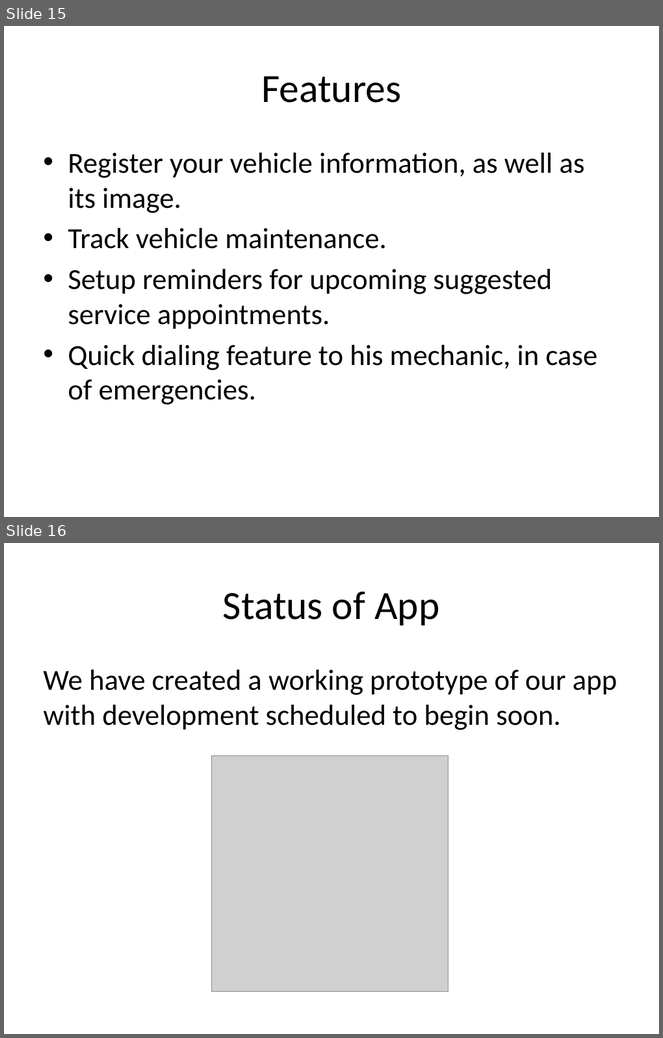
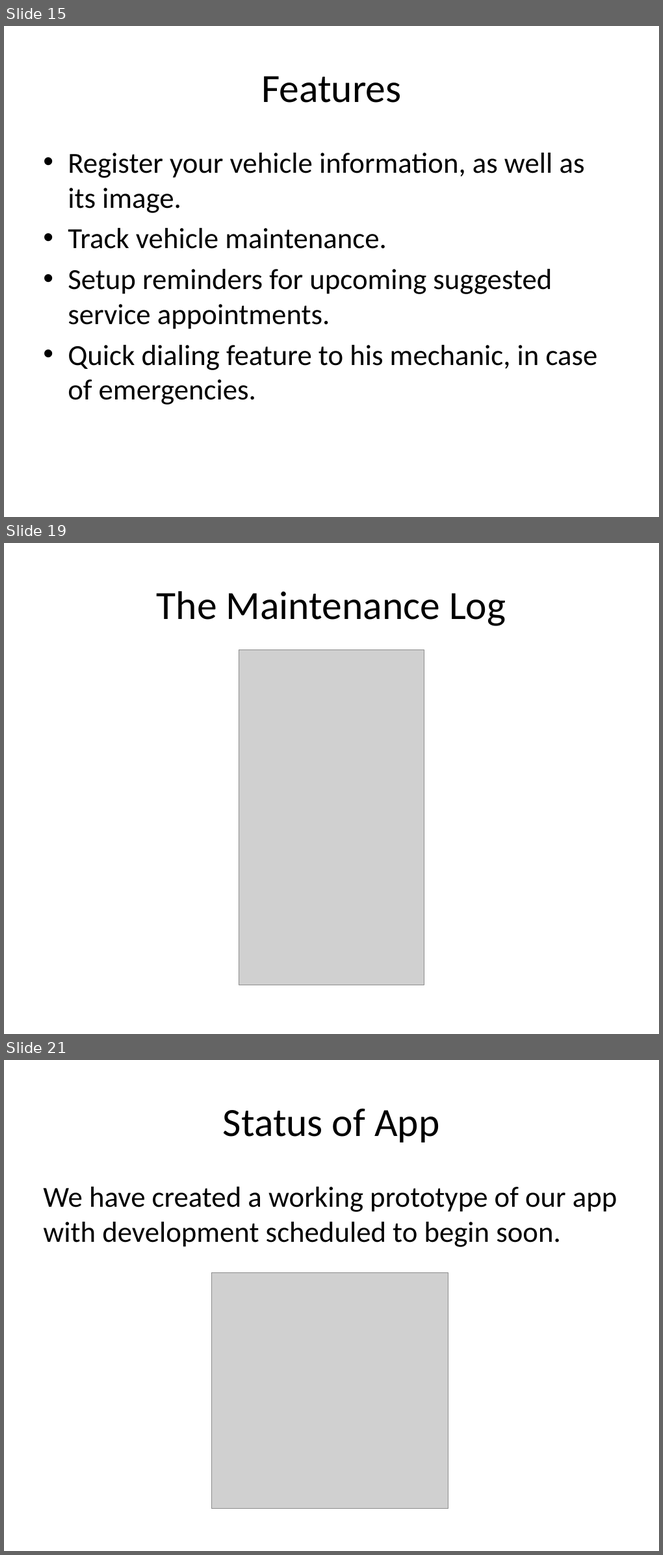
Before and after one commit to paceuniversity/CS6392015team2, a slide deck: Automobile Maintenance App (1).pptx. Shown one above the other, each under a label of ours: slides 15 and 16 before the commit, slides 15, 19 and 21 after it; the slides between them are not shown. The pictures are 663x1038 and 663x1555 pixels, drawn with LibreOffice and Linux fonts; fonts in the diff are those of the drawing; grey boxes stand for pictures. Boxes give left, top, right and bottom in pixels: in the first picture for what was removed or moved away, otherwise in the second. Text is boxed around its words. In the diff, an @@ line names an element or a change of style, - is before the commit and + after.

```diff
--- a/Automobile Maintenance App (1).pptx
+++ b/Automobile Maintenance App (1).pptx
@@ slide 19 added at bbox=[4, 543, 659, 1034], background #FFFFFF @@
@@ title added at bbox=[157, 591, 506, 626], 44 pt, text #000000 @@
+The Maintenance Log
@@ picture added at bbox=[239, 650, 425, 985] @@
@@ what was slide 16 is now slide 21 @@
```
Also in this commit, not shown: 1 slide changed, 4 other slides added.
